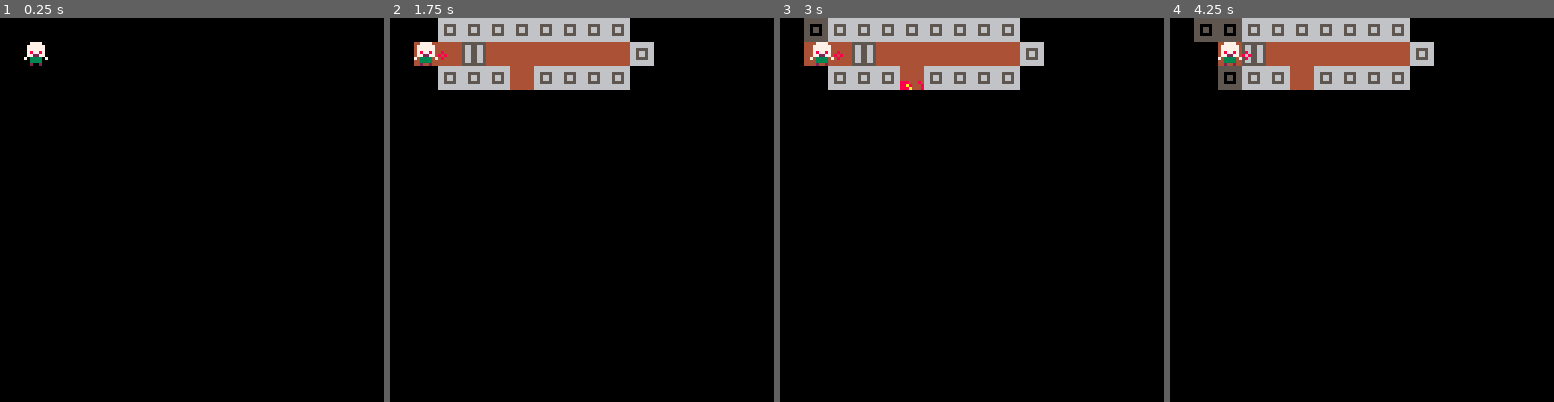
Above: before the commit, frames 1-4 (left to right).
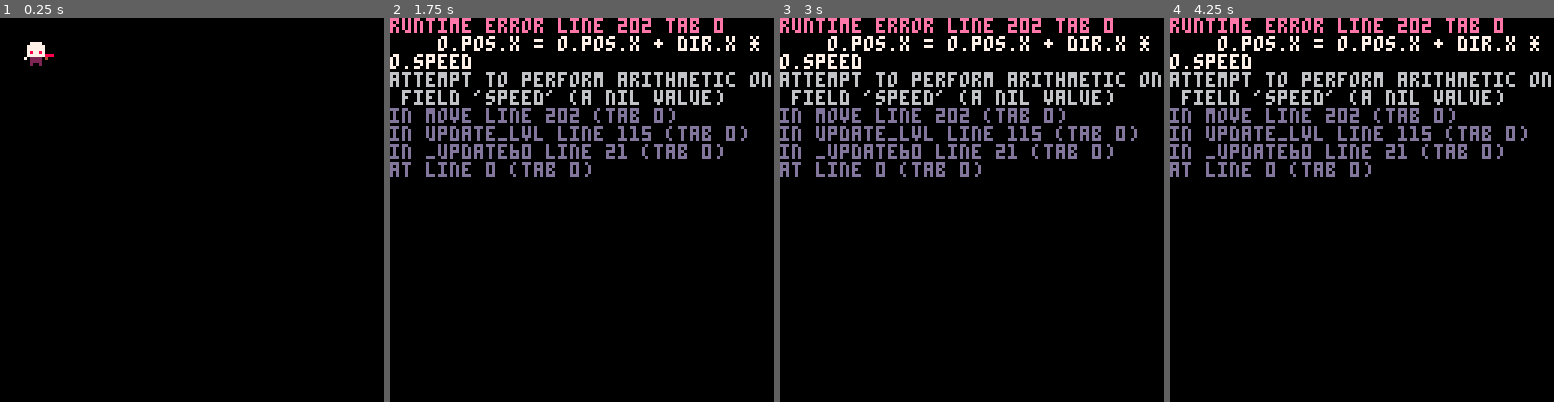
Above: after the commit, the same moments.

Repository: adamskopl/pico8
Game: PICO-8 cartridge x-game/main.p8
Two runs of this game, one before a commit and one after it. Both use one fixed random seed, a clock stepped at 60 frames per second and the inputs below.
Inputs:
- Up to frame 1 (0.25 s): no input
- Up to frame 2 (1.75 s): hold Right from 1.6 s (still down)
- Up to frame 3 (3 s): release Right at 2.1 s; hold Up 2.15-2.42 s; hold Right from 2.47 s (still down)
- Up to frame 4 (4.25 s): release Right at 3.03 s; hold Left 3.08-3.58 s; hold Down 3.63-3.97 s; hold Right from 4.02 s (still down)

The runs differ from the first frame. In frame 1, less than 0.1% of the frame differs, in the area x 7-15%, y 9-12%; in frame 2, 17%; in frame 3, 17%, in the area x 0-100%, y 0-42%; in frame 4, 17%.
Error after the commit: runtime error line 202 tab 0; o.pos.x = o.pos.x + dir.x * o.speed; attempt to perform arithmetic on field 'speed' (a nil value)

Commit message:
u

Diff:
--- a/x-first-concept/game.p8
+++ /dev/null
@@ -1,150 +0,0 @@
-pico-8 cartridge // http://www.pico-8.com
-version 42
-__lua__
-#include game.lua
-#include map.lua
-#include player.lua
-…(139 lines of a section not shown)…
-__gff__
-0000000001000000000000000000000000000000000000000000000000000000000000000000000000000000000000000000000000000000000000000000000000000000000000000000000000000000000000000000000000000000000000000000000000000000000000000000000000000000000000000000000000000000
-0000000000000000000000000000000000000000000000000000000000000000000000000000000000000000000000000000000000000000000000000000000000000000000000000000000000000000000000000000000000000000000000000000000000000000000000000000000000000000000000000000000000000000
-
-
--- a/x-game-p8/main.p8
+++ /dev/null
@@ -1,59 +0,0 @@
-pico-8 cartridge // http://www.pico-8.com
-version 42
-__lua__
-function _init()
-	printh("--init")
-	init_lvl()
-end
-
-function _update60()
-	local dir = (btn(0) and vec(-1, 0)) or
-		(btn(1) and vec(1, 0)) or
-		(btn(2) and vec(0, -1)) or
-		(btn(3) and vec(0, 1)) or nil
-
-	if dir and not p.m then
-		if (not p.dir) or (not vec_eq(dir, p.dir)) then
-			p.dir = dir
-		else
-			sfx(0)
-			start_move(p)
-		end
-	end
-	update_lvl()
-end
-
-function _draw()
-	draw_lvl()
-end
-
--->8
---level
-…(19 lines of a section not shown)…
-__map__
-0202020202020202020202000000000000000000000000000000000000000000000000000000000000000000000000000000000000000000000000000000000000000000000000000000000000000000000000000000000000000000000000000000000000000000000000000000000000000000000000000000000000000000
-0201000400000000000002000000000000000000000000000000000000000000000000000000000000000000000000000000000000000000000000000000000000000000000000000000000000000000000000000000000000000000000000000000000000000000000000000000000000000000000000000000000000000000
-0200020202000202020202000000000000000000000000000000000000000000000000000000000000000000000000000000000000000000000000000000000000000000000000000000000000000000000000000000000000000000000000000000000000000000000000000000000000000000000000000000000000000000
-0202020202110000000200000000000000000000000000000000000000000000000000000000000000000000000000000000000000000000000000000000000000000000000000000000000000000000000000000000000000000000000000000000000000000000000000000000000000000000000000000000000000000000
-0200000000000202000200000000000000000000000000000000000000000000000000000000000000000000000000000000000000000000000000000000000000000000000000000000000000000000000000000000000000000000000000000000000000000000000000000000000000000000000000000000000000000000
-0200020202000202000200000000000000000000000000000000000000000000000000000000000000000000000000000000000000000000000000000000000000000000000000000000000000000000000000000000000000000000000000000000000000000000000000000000000000000000000000000000000000000000
-0200000000000000000200000000000000000000000000000000000000000000000000000000000000000000000000000000000000000000000000000000000000000000000000000000000000000000000000000000000000000000000000000000000000000000000000000000000000000000000000000000000000000000
-0202020202020202020200000000000000000000000000000000000000000000000000000000000000000000000000000000000000000000000000000000000000000000000000000000000000000000000000000000000000000000000000000000000000000000000000000000000000000000000000000000000000000000
--- a/x-game/enemies.lua
+++ b/x-game/enemies.lua
@@ -7,7 +7,7 @@
       if (next_m and next_m.type == 'W') then
         e.dir = vec_multi(e.dir, -1) -- reverse direction if wall
       end
-      start_move(e, e.dir)
+      start_move(e)
     end
     move(e)
   end
--- a/x-game/level.lua
+++ b/x-game/level.lua
@@ -14,7 +14,7 @@
           pos = vec(i * 8, j * 8),
           m = nil,
           dir = nil,
-          speed = 1
+          movespeed = 1
         }
       elseif m == 2 then
         o = {
@@ -40,14 +40,22 @@
   end
 end
 
-function update_lvl()
-  mark_lvl_visible()
-  mrk_lvl_discovered()
-  update_enemies()
-  move(p)
+local function mrk_lvl_discovered()
+  if not p.m and p.dir then
+    local pos_dir = vec_add(p.pos, vec_multi(p.dir, 8))
+    lvl_discovered[pos_key(pos_dir)] = vec_cp(pos_dir)
+  end
+
+  for key, pos in pairs(lvl_visible) do
+    -- for dir in all(DIRS) do
+    --   local pos_dir = vec_add(pos, dir)
+    --   lvl_discovered[pos_key(pos_dir)] = vec_cp(pos_dir)
+    -- end
+    lvl_discovered[pos_key(pos)] = vec_cp(pos)
+  end
 end
 
-function mark_lvl_visible()
+local function mark_lvl_visible()
   lvl_visible = {}
   if not p.dir then
     return
@@ -73,23 +81,15 @@
   end
 end
 
-function mrk_lvl_discovered()
-  if not p.m and p.dir then
-    local pos_dir = vec_add(p.pos, vec_multi(p.dir, 8))
-    lvl_discovered[pos_key(pos_dir)] = vec_cp(pos_dir)
-  end
-
-  for key, pos in pairs(lvl_visible) do
-    -- for dir in all(DIRS) do
-    --   local pos_dir = vec_add(pos, dir)
-    --   lvl_discovered[pos_key(pos_dir)] = vec_cp(pos_dir)
-    -- end
-    lvl_discovered[pos_key(pos)] = vec_cp(pos)
-  end
+function update_lvl()
+  mark_lvl_visible()
+  mrk_lvl_discovered()
+  update_enemies()
+  move(p)
 end
 
 function draw_lvl()
-  cls(4)
+  cls(5)
 
   -- draw lvl all
   for pos, t in pairs(lvl) do
--- a/x-game/main.lua
+++ b/x-game/main.lua
@@ -4,17 +4,17 @@
 end
 
 function _update60()
-  local dir = (btnp(0) and vec(-1, 0)) or
-                (btnp(1) and vec(1, 0)) or
-                (btnp(2) and vec(0, -1)) or
-                (btnp(3) and vec(0, 1)) or nil
+  local dir = (btn(0) and vec(-1, 0)) or
+                (btn(1) and vec(1, 0)) or
+                (btn(2) and vec(0, -1)) or
+                (btn(3) and vec(0, 1)) or nil
 
   if dir and not p.m then
     if (not p.dir) or (not vec_eq(dir, p.dir)) then
       p.dir = dir
     else
       sfx(0)
-      start_move(p, dir)
+      start_move(p)
     end
   end
 
--- a/x-game/main.p8
+++ b/x-game/main.p8
@@ -9,17 +9,17 @@
 #include utils.lua
 
 __gfx__
-00000000007777006666666605050505555555550000000000000000000000000000000000000000000000000000000000000000000000000000000000000000
-00000000077777706666666650505050566556650000000000000000000000000000000000000000000000000000000000000000000000000000000000000000
-00700700077777706655556605050505566556650000000000000000000000000000000000000000000000000000000000000000000000000000000000000000
-00077000078778706656656650505050566556650000000000000000000000000000000000000000000000000000000000000000000000000000000000000000
-00077000077227706656656605050505566556650000000000000000000000000000000000000000000000000000000000000000000000000000000000000000
-00700700703333076655556650505050566556650000000000000000000000000000000000000000000000000000000000000000000000000000000000000000
-00000000003333006666666605050505566556650000000000000000000000000000000000000000000000000000000000000000000000000000000000000000
-00000000002002006666666650505050555555550000000000000000000000000000000000000000000000000000000000000000000000000000000000000000
+00000000007777006666666605050505666666668880000000000000000000000000000000000000000000000000000000000000000000000000000000000000
+00000000077777706666666650505050655665564000000000000000000000000000000000000000000000000000000000000000000000000000000000000000
+00700700077777706655556605050505655665560000000000000000000000000000000000000000000000000000000000000000000000000000000000000000
+00077000078778706656656650505050655665560000000000000000000000000000000000000000000000000000000000000000000000000000000000000000
+00077000077777706656656605050505655665560000000000000000000000000000000000000000000000000000000000000000000000000000000000000000
+00700700702222076655556650505050655665560000000000000000000000000000000000000000000000000000000000000000000000000000000000000000
+00000000002222006666666605050505655665560000000000000000000000000000000000000000000000000000000000000000000000000000000000000000
+00000000002002006666666650505050666666660000000000000000000000000000000000000000000000000000000000000000000000000000000000000000
 00000000888000804444444400000000000000000000000000000000000000000000000000000000000000000000000000000000000000000000000000000000
-0000000088a800084444444400000000000000000000000000000000000000000000000000000000000000000000000000000000000000000000000000000000
-00000000888a00084444444400000000000000000000000000000000000000000000000000000000000000000000000000000000000000000000000000000000
+00000000887800084444444400000000000000000000000000000000000000000000000000000000000000000000000000000000000000000000000000000000
+00000000888700084444444400000000000000000000000000000000000000000000000000000000000000000000000000000000000000000000000000000000
 00000000088888804444444400000000000000000000000000000000000000000000000000000000000000000000000000000000000000000000000000000000
 00000000808888884444444400000000000000000000000000000000000000000000000000000000000000000000000000000000000000000000000000000000
 00000000888888884444444400000000000000000000000000000000000000000000000000000000000000000000000000000000000000000000000000000000
--- a/x-game/movement.lua
+++ b/x-game/movement.lua
@@ -1,17 +1,17 @@
-function start_move(o, dir)
+function start_move(o)
   local m_x = flr(o.pos.x / 8)
   local m_y = flr(o.pos.y / 8)
 
-  if dir.x == -1 then
+  if o.dir.x == -1 then
     m_x = max(0, m_x - 1)
   end
-  if dir.x == 1 then
+  if o.dir.x == 1 then
     m_x = min(15, m_x + 1)
   end
-  if dir.y == -1 then
+  if o.dir.y == -1 then
     m_y = max(0, m_y - 1)
   end
-  if dir.y == 1 then
+  if o.dir.y == 1 then
     m_y = min(15, m_y + 1)
   end
 
@@ -25,7 +25,7 @@
       x = o.pos.x,
       y = o.pos.y
     }
-    m.dir = dir
+    m.dir = o.dir
   end
 end
 
--- a/x-game/player.lua
+++ b/x-game/player.lua
@@ -1,8 +1,16 @@
+local function draw_gun()
+  local flip = (p.dir and (p.dir.x == -1)) or false
+  local dx = (flip and -7) or 7
+  spr(5, p.pos.x + dx, p.pos.y + 4, 1, 1, flip)
+end
+
 function draw_p()
   spr(1, p.pos.x, p.pos.y)
+  draw_gun()
   if p.dir then
     local len = 5
-    circ(p.pos.x + 4 + p.dir.x * len,
-      p.pos.y + 4 + p.dir.y * len, 1, 8)
+    -- crosshair
+    -- circ(p.pos.x + 4 + p.dir.x * len,
+    --   p.pos.y + 4 + p.dir.y * len, 1, 8)
   end
 end
Not shown, changed: 139 lines of the sprite sheet (__gfx__) section of x-first-concept/game.p8
Not shown, changed: the thumbnail (__label__) section of x-first-concept/game.p8
Not shown, changed: the sound effects (__sfx__) section of x-first-concept/game.p8
Not shown, changed: 17 lines of the sprite sheet (__gfx__) section of x-game-p8/main.p8
Not shown, changed: the thumbnail (__label__) section of x-game/main.p8
